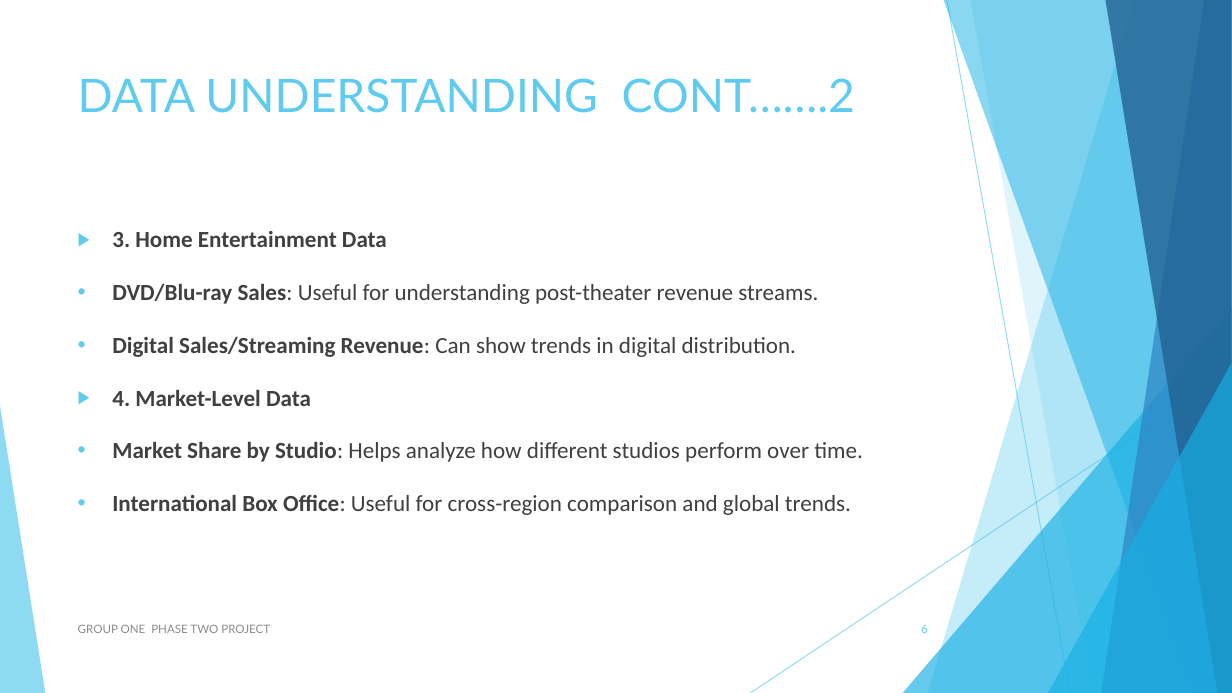
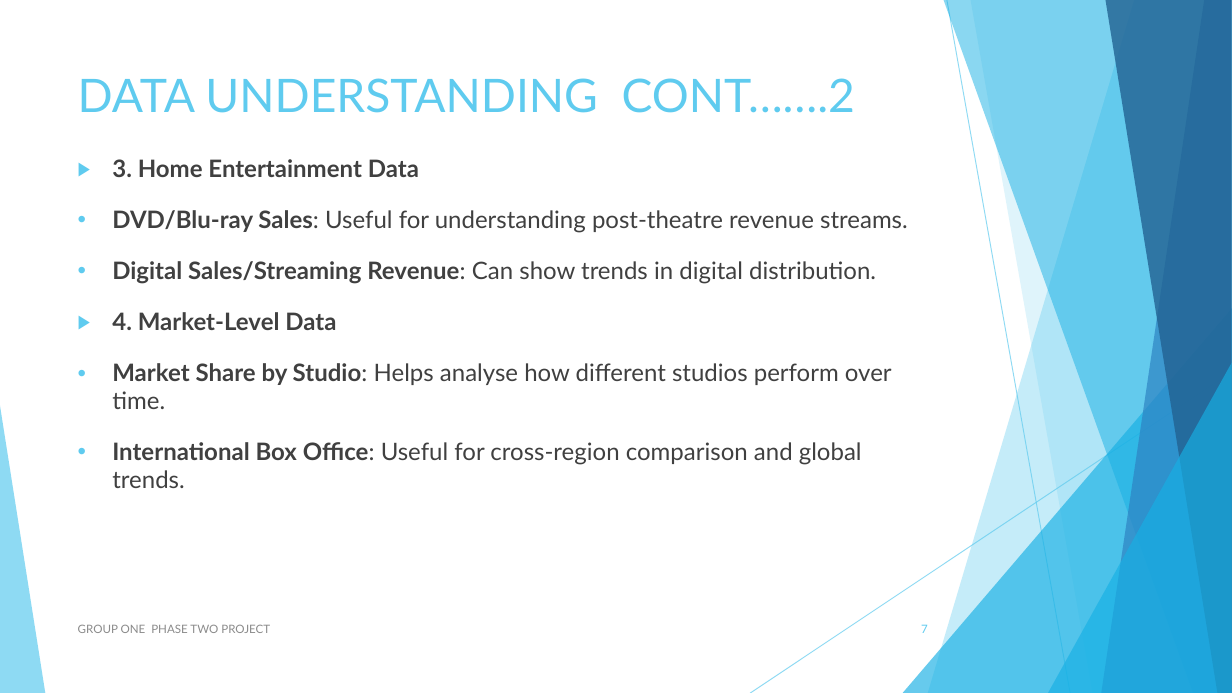
Before and after one commit to Sego-Mich/group_one_phase_two_project, a slide deck: slide 7 of PHASE TWO NON _TECH.pptx (slide 6 before the commit). Drawn at 1232x693 pixels with LibreOffice and Linux fonts; fonts in the diff are those of the drawing. Boxes give left, top, right and bottom in pixels: in the first picture for what was removed or moved away, otherwise in the second. Text is boxed around its words. In the diff, an @@ line names an element or a change of style, - is before the commit and + after.

```diff
--- a/PHASE TWO NON _TECH.pptx
+++ b/PHASE TWO NON _TECH.pptx
@@ text "3. Home Entertainment Data": place and size @@
-text "3. Home Entertainment Data" at box(112, 231, 863, 515)
+text "3. Home Entertainment Data" at box(112, 159, 908, 488)
@@ text at box(112, 159, 876, 488): size 18 to 18.7 pt, font Calibri to Lato in "3. Home Entertainment Data", "Digital Sales/Streaming Revenue: Can show trends in ...", "4. Market-Level Data", "International Box Office: Useful for cross-region comparison ..."; line spacing 1.07 to 0.97 @@
@@ text at box(112, 210, 908, 233): text changed; size 18 to 18.7 pt; font Calibri to Lato @@
-• DVD/Blu-ray Sales: Useful for understanding post-theater revenue streams.
+• DVD/Blu-ray Sales: Useful for understanding post-theatre revenue streams.
@@ text at box(112, 363, 892, 409): text changed; size 18 to 18.7 pt; font Calibri to Lato @@
-• Market Share by Studio: Helps analyze how different studios perform over time.
+• Market Share by Studio: Helps analyse how different studios perform over time.
@@ page number at box(921, 624, 928, 633): text changed @@
-6
+7
```
Also in this commit, not shown: 22 other slides changed, 7 slides added, 4 slides removed, 1 other file.
